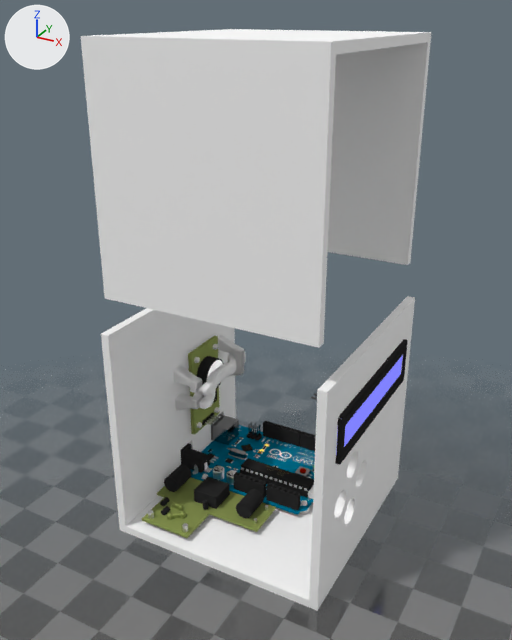
One commit to the Blender file view-model/alarm.blend: the scene before it, then after it.
Before and after are seen from a 50 mm camera at (13.2, -25.0, 22.1) aimed at (-0.3, -0.5, 9.9). The axes (+X, +Y, +Z) are drawn at upper left. The lights are the same throughout.

Names of what the first picture shows: 'ATMEGA Chip', 'Arduino UNO', 'Part__Feature002', 'Part__Feature010.001', 'RTC', 'USB', 'Блок питания', 'Верхний корпус', 'Держатель RTC', 'Нижний корпус', 'Обод фиксатора RTC В', 'Обод фиксатора RTC Н', 'Пол', 'Рычаг фиксатора Arduino', 'Рычаг фиксатора RTC'.
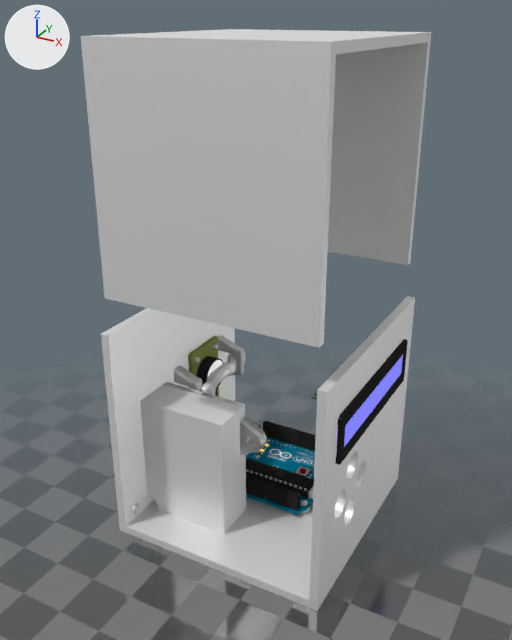
Boxes (x1, y1, x2, y2) around the edits, measured in the pictures (512 x 640 px):
'Верхний корпус', surface changed: (81, 29, 431, 348) in both
'Нижний корпус', surface changed, modifiers changed, reshaped: (101, 296, 415, 611) in both
'Крышка корпуса БП', added: after (140, 384, 264, 534)
'Блок питания', moved, turned, rescaled (not visible afterwards): before (142, 465, 276, 538)
'Рычаг фиксатора RTC', surface changed: (199, 352, 246, 409) in both
'Обод фиксатора RTC В', surface changed: (174, 365, 201, 411) in both
'Крепление крышки БП', added: after (240, 420, 264, 454)
'Обод фиксатора RTC Н', surface changed: (218, 336, 243, 376) in both
'Корпус БП', added: after (166, 382, 265, 509)
'Рычаг фиксатора Arduino', surface changed: (308, 485, 314, 499) in both
'Крепление корпуса БП', added: after (243, 416, 266, 439)
'Держатели Arduino от DC', surface changed: (204, 475, 308, 513) in both
'Держатель RTC', surface changed: (196, 346, 218, 424) in both

Diff of the bpy script that builds the scene:
```diff
--- a/view-model/alarm.blend.py
+++ b/view-model/alarm.blend.py
@@ mat_пластик @@
 n1 = _N.new('ShaderNodeBsdfDiffuse'); n1.name = 'Диффузный BSDF'
 n0 = _N.new('ShaderNodeOutputMaterial'); n0.name = 'Вывод материала'
 n1.inputs[0].default_value = (1.0, 1.0, 1.0, 1.0)  # 'Color', white #ffffff
-_L.new(n1.outputs[0], n0.inputs[0])  # 'BSDF' to 'Surface'
+n2 = _N.new('ShaderNodeMixShader'); n2.name = 'Смешать шейдеры'
+n3 = _N.new('ShaderNodeBsdfAnisotropic'); n3.name = 'Глянцевый BSDF'
+n3.distribution = 'GGX'
+n3.inputs[1].default_value = 0.447  # 'Roughness'
+_L.new(n1.outputs[0], n2.inputs[1])  # 'BSDF' to 'Shader'
+_L.new(n2.outputs[0], n0.inputs[0])  # 'Shader' to 'Surface'
+_L.new(n3.outputs[0], n2.inputs[2])  # 'BSDF' to 'Shader'
@@ ob_блок_питания @@
 ob_блок_питания = bpy.data.objects.new('Блок питания', me_плоскость_002)
-ob_блок_питания.location = (-1.79, -2.69, 0.71)
-ob_блок_питания.scale = (0.0275, 0.0185, 1.0)
+ob_блок_питания.location = (-2.7, -1.73, 3.13)
+ob_блок_питания.rotation_euler = (1.571, -1.571, 0.0)  # degrees (90, -90, 0)
+ob_блок_питания.scale = (0.0268, 0.0185, 1.0)
 _m = ob_блок_питания.modifiers.new('Объёмность', 'SOLIDIFY')
@@ ob_нижний_корпус @@
 _m = ob_нижний_корпус.modifiers.new('Объёмность', 'SOLIDIFY')
 _m.nonmanifold_merge_threshold = 0.0003
-_m = ob_нижний_корпус.modifiers.new('Логический', 'BOOLEAN')
+_m = ob_нижний_корпус.modifiers.new('USB', 'BOOLEAN')
 _m.object = ob_вырез_usb
 _m.solver = 'FLOAT'
-_m = ob_нижний_корпус.modifiers.new('Логический.001', 'BOOLEAN')
+_m = ob_нижний_корпус.modifiers.new('DC', 'BOOLEAN')
 _m.object = ob_вырез_dc
 _m.solver = 'FLOAT'
-_m = ob_нижний_корпус.modifiers.new('Логический.002', 'BOOLEAN')
+_m = ob_нижний_корпус.modifiers.new('ЖК', 'BOOLEAN')
 _m.object = ob_вырез_жк
 _m.solver = 'FLOAT'
-_m = ob_нижний_корпус.modifiers.new('Логический.003', 'BOOLEAN')
+_m = ob_нижний_корпус.modifiers.new('Кнопки', 'BOOLEAN')
 _m.object = ob_вырезы_кнопки
 _m.solver = 'FLOAT'
-_m = ob_нижний_корпус.modifiers.new('Логический.006', 'BOOLEAN')
+_m = ob_нижний_корпус.modifiers.new('RTC', 'BOOLEAN')
 _m.object = ob_держатель_rtc
@@ ob_нижний_корпус @@
 _m = ob_нижний_корпус.modifiers.new('Логический.006', 'BOOLEAN')
 _m.solver = 'FLOAT'
-_m = ob_нижний_корпус.modifiers.new('Логический.004', 'BOOLEAN')
+_m = ob_нижний_корпус.modifiers.new('Обод П', 'BOOLEAN')
 _m.object = ob_обод_фиксатора_rtc_н
@@ ob_нижний_корпус @@
 _m = ob_нижний_корпус.modifiers.new('Логический.004', 'BOOLEAN')
 _m.solver = 'FLOAT'
-_m = ob_нижний_корпус.modifiers.new('Логический.005', 'BOOLEAN')
+_m = ob_нижний_корпус.modifiers.new('Обод Л', 'BOOLEAN')
 _m.object = ob_обод_фиксатора_rtc_в
@@ ob_нижний_корпус @@
 _m = ob_нижний_корпус.modifiers.new('Логический.005', 'BOOLEAN')
 _m.solver = 'FLOAT'
-_m = ob_нижний_корпус.modifiers.new('Логический.007', 'BOOLEAN')
+_m = ob_нижний_корпус.modifiers.new('Ard (DC)', 'BOOLEAN')
 _m.object = ob_держатели_arduino_от_dc
@@ ob_нижний_корпус @@
 _m = ob_нижний_корпус.modifiers.new('Логический.007', 'BOOLEAN')
 _m.solver = 'FLOAT'
-_m = ob_нижний_корпус.modifiers.new('Логический.008', 'BOOLEAN')
+_m = ob_нижний_корпус.modifiers.new('Ard (USB)', 'BOOLEAN')
 _m.object = ob_держатели_arduino_от_usb
@@ ob_нижний_корпус @@
 _m = ob_нижний_корпус.modifiers.new('Логический.008', 'BOOLEAN')
 _m.solver = 'FLOAT'
+_m = ob_нижний_корпус.modifiers.new('БП', 'BOOLEAN')
+_m.object = ob_корпус_бп
+_m.operation = 'UNION'
+_m.solver = 'FLOAT'
+_m = ob_нижний_корпус.modifiers.new('Ard Fix', 'BOOLEAN')
+_m.object = ob_обод_фиксатора_arduino
+_m.operation = 'UNION'
+_m.solver = 'FLOAT'
+_m = ob_нижний_корпус.modifiers.new('Питание', 'BOOLEAN')
+_m.object = ob_вырез_питания
+_m.solver = 'FLOAT'
@@ ob_корпус_бп @@
+ob_корпус_бп = bpy.data.objects.new('Корпус БП', me_плоскость_009)  # 42 vertices, 32 faces; spans x -1.0..1.12, y -1.0..1.09, z 0.0..0.25; modifiers BOOLEAN
+ob_корпус_бп.parent = ob_нижний_корпус
+ob_корпус_бп.location = (-2.633, -1.294, 3.109)
+ob_корпус_бп.rotation_euler = (1.571, 0.0, 0.0)  # degrees (90, 0, 0)
+ob_корпус_бп.scale = (2.0, 2.75, 1.0)
@@ ob_крепление_корпуса_бп @@
+ob_крепление_корпуса_бп = bpy.data.objects.new('Крепление корпуса БП', me_цилиндр)  # 128 vertices, 128 faces; spans x -0.71..0.58, y -1.01..1.01, z 0.0..0.25
+ob_крепление_корпуса_бп.parent = ob_корпус_бп
+ob_крепление_корпуса_бп.location = (0.162, -1.294, 4.621)
+ob_крепление_корпуса_бп.rotation_euler = (1.571, 0.0, 0.0)  # degrees (90, 0, 0)
+ob_крепление_корпуса_бп.scale = (0.9, 0.9, 1.0)
@@ ob_вырез_питания @@
+ob_вырез_питания = bpy.data.objects.new('Вырез питания', me_цилиндр_003)  # a 32-sided cylinder along z spanning x -0.25..0.25, y -0.25..0.25, z -0.25..0.25
+ob_вырез_питания.parent = ob_нижний_корпус
+ob_вырез_питания.location = (-4.843, -4.175, 0.825)
+ob_вырез_питания.rotation_euler = (0.0, 1.571, 0.0)  # degrees (0, 90, 0)
@@ ob_крепление_крышки_бп @@
+ob_крепление_крышки_бп = bpy.data.objects.new('Крепление крышки БП', me_цилиндр.copy())
+ob_крепление_крышки_бп.parent = ob_крышка_корпуса_бп
+ob_крепление_крышки_бп.location = (0.162, -1.544, 4.621)
+ob_крепление_крышки_бп.rotation_euler = (1.571, 0.0, 0.0)  # degrees (90, 0, 0)
+ob_крепление_крышки_бп.scale = (0.9, 0.9, 1.0)
@@ ob_крышка_корпуса_бп @@
+ob_крышка_корпуса_бп = bpy.data.objects.new('Крышка корпуса БП', me_плоскость_010)  # 74 vertices, 60 faces; spans x -1.0..1.12, y -1.0..1.09, z -1.75..0.25; modifiers BOOLEAN
+ob_крышка_корпуса_бп.location = (-2.63, -3.05, 3.11)
+ob_крышка_корпуса_бп.rotation_euler = (1.571, 0.0, 0.0)  # degrees (90, 0, 0)
+ob_крышка_корпуса_бп.scale = (2.0, 2.75, 1.0)
```
